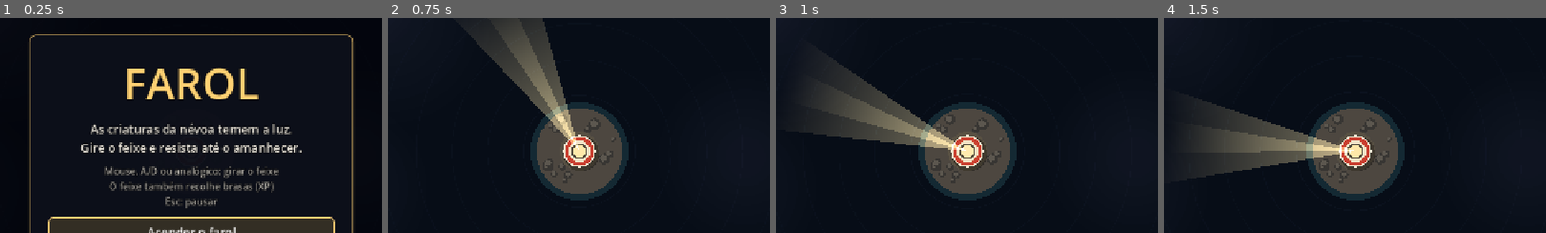
Above: before the commit, frames 1-4 (left to right).
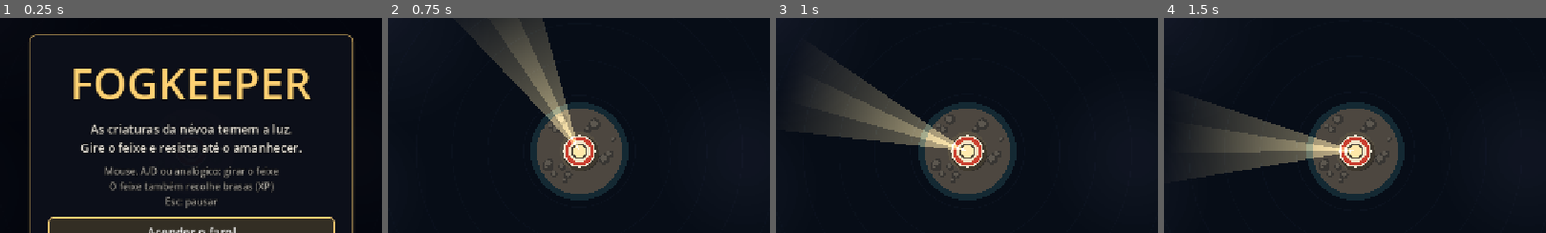
Above: after the commit, the same moments.

Repository: BraianGaspar/Fogkeeper
Game: Godot game, scene res://scenes/main.tscn
The game is run twice, just before and just after one commit, with the same random seed, the same clock (stepped at 60 frames per second) and the same inputs.
Inputs (mouse positions are % of the whole screen's width and height, from its top left):
- Up to frame 1 (0.25 s): no input
- Up to frame 2 (0.75 s): click "Acender o farol" at 0.5 s
- Up to frame 3 (1 s): no input
- Up to frame 4 (1.5 s): move the mouse to (72, 45) at 1.27 s; hold D (rotate_right) from 1.28 s (still down); tap 1 (choose_1) at 1.35 s
The pictures show only the part of the screen within x 25-75%, y 19-69%; the shares and areas given below are measured in that part.

The runs differ from the first frame. In frame 1, 5.0% of the frame differs, in the area x 19-82%, y 23-38%; in frame 2, nothing differs; in frame 3, nothing differs; in frame 4, nothing differs.

Commit message:
feat: renomeia o jogo para Fogkeeper
Nome principal em inglês para a Steam; Farol fica como nome localizado.
A skill passa a se chamar fogkeeper-dev.

Co-Authored-By: Claude Opus 5.5 <noreply@anthropic.com>

Diff:
--- a/project.godot
+++ b/project.godot
@@ -3,7 +3,7 @@
 
 [application]
 
-config/name="Farol"
+config/name="Fogkeeper"
 config/description="Um farol fixo contra as criaturas da névoa. Gire o feixe e sobreviva até o amanhecer."
 config/version="0.1.0"
 run/main_scene="res://scenes/main.tscn"
--- a/scripts/ui/hud.gd
+++ b/scripts/ui/hud.gd
@@ -180,7 +180,7 @@
 func show_title() -> void:
 	_play_ui.visible = false
 	_open_panel()
-	var title := _make_label("FAROL", 72, ACCENT)
+	var title := _make_label("FOGKEEPER", 72, ACCENT)
 	title.horizontal_alignment = HORIZONTAL_ALIGNMENT_CENTER
 	_panel_box.add_child(title)
 	_add_text("As criaturas da névoa temem a luz.\nGire o feixe e resista até o amanhecer.", 20, true)
Not shown, added: .claude/skills/fogkeeper-dev/SKILL.md
Not shown, added: .claude/skills/fogkeeper-dev/references/game-design.md
Not shown, added: .claude/skills/fogkeeper-dev/references/steam-release.md
Not shown, changed: docs/GAME_DESIGN.md
Not shown, changed: docs/STEAM.md
